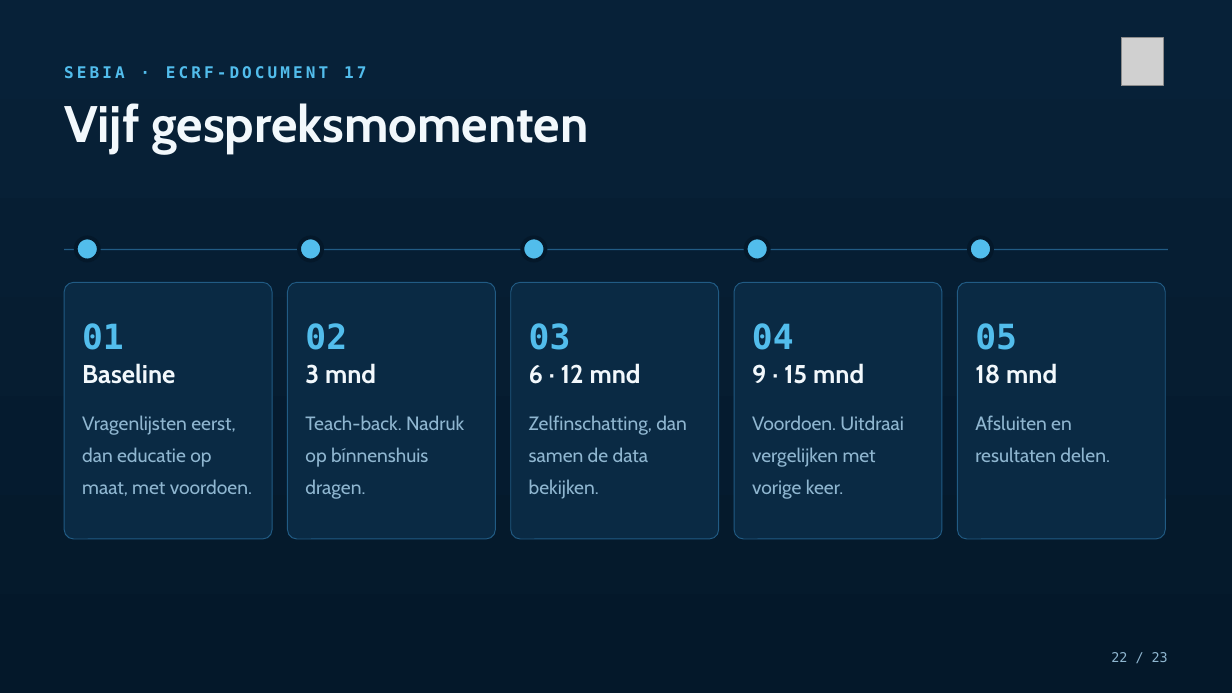
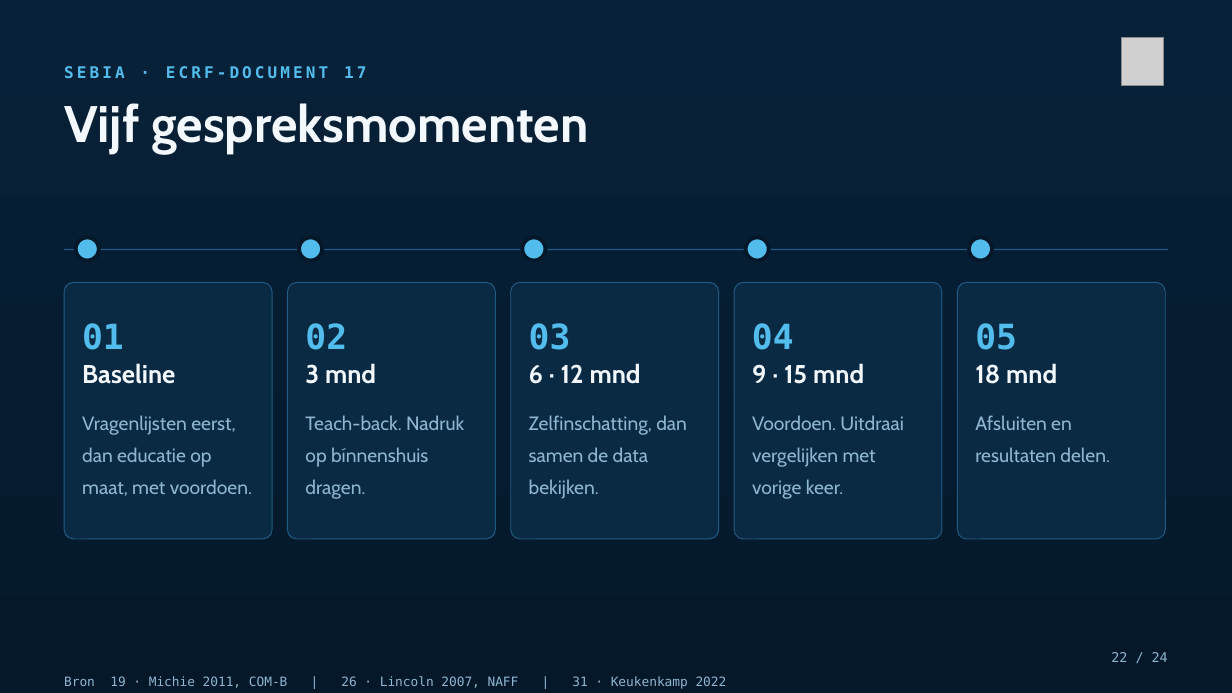
Before and after one commit to Dellfs/paradise-project, a slide deck: slide 22 of PARADISE_presentatie/PARADISE_extern.pptx. Drawn at 1232x693 pixels with LibreOffice and Linux fonts; fonts in the diff are those of the drawing; grey boxes stand for pictures. Boxes give left, top, right and bottom in pixels: in the first picture for what was removed or moved away, otherwise in the second. Text is boxed around its words. In the diff, an @@ line names an element or a change of style, - is before the commit and + after.

```diff
--- a/PARADISE_presentatie/PARADISE_extern.pptx
+++ b/PARADISE_presentatie/PARADISE_extern.pptx
@@ text at (1111, 652, 1168, 662): text changed @@
-22 / 23
+22 / 24
@@ text added at (64, 676, 727, 689), 10 pt, text #8FB6D0 @@
+Bron 19 · Michie 2011, COM-B | 26 · Lincoln 2007, NAFF | 31 · Keukenkamp 2022
```
Also in this commit, not shown: 19 other slides changed, 1 slide added, 11 other files.
